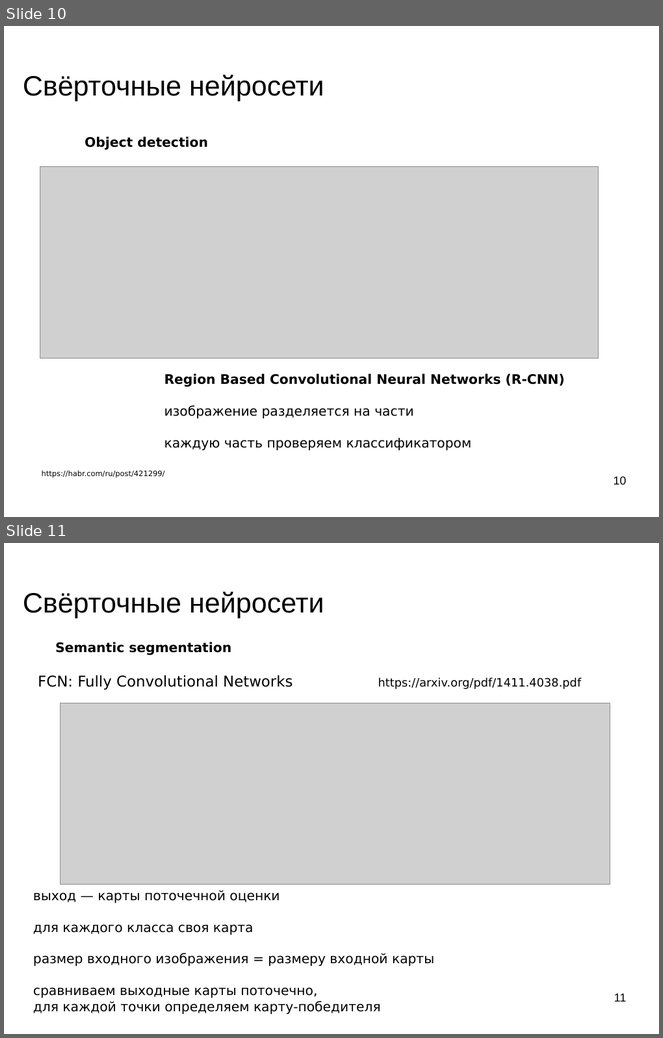
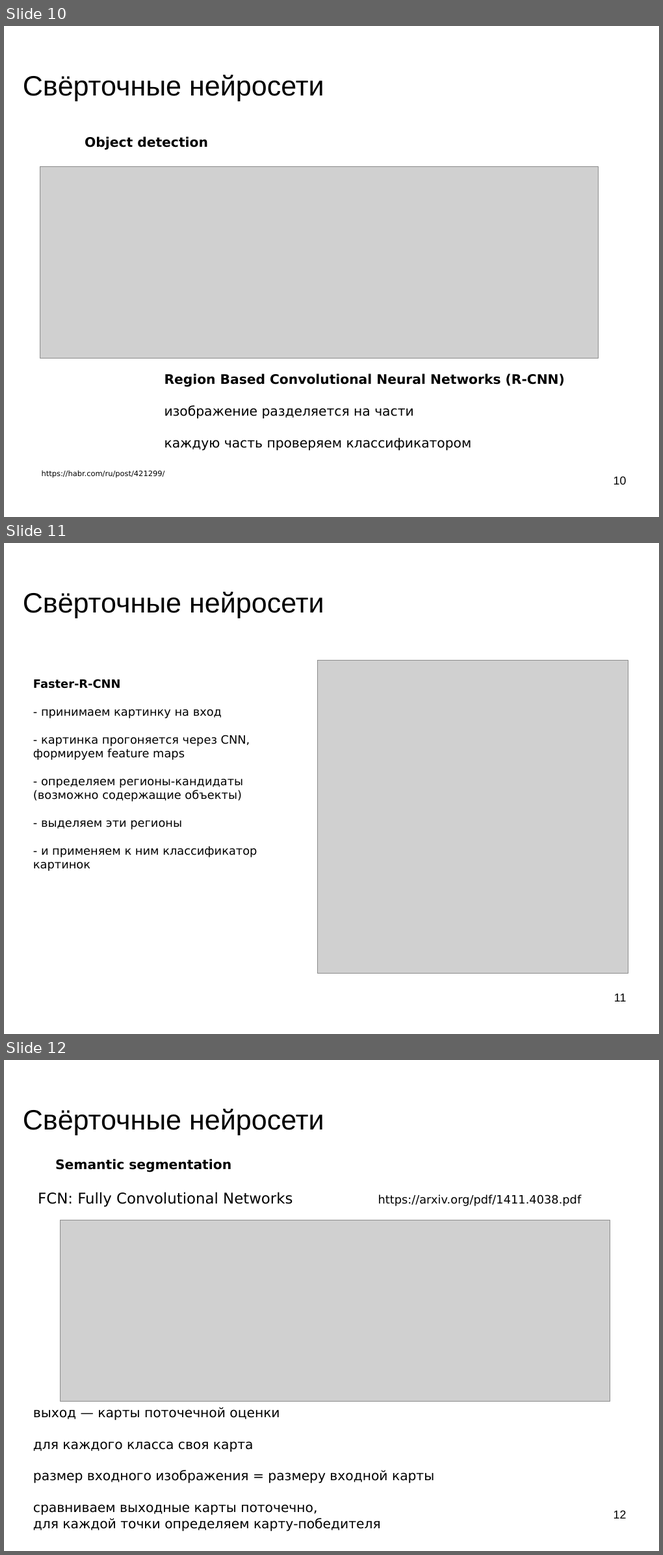
Before and after one commit to mechanoid5/ml_lectorium_legacy, a slide deck: 28-object-loc-img.odp. Shown one above the other, each under a label of ours: slides 10 and 11 before the commit, slides 10, 11 and 12 after it. The pictures are 663x1038 and 663x1555 pixels, drawn with LibreOffice and Linux fonts; fonts in the diff are those of the drawing; grey boxes stand for pictures; background and template pictures are left out. Boxes give left, top, right and bottom in pixels: in the first picture for what was removed or moved away, otherwise in the second. Text is boxed around its words. In the diff, an @@ line names an element or a change of style, - is before the commit and + after.

```diff
--- a/28-object-loc-img.odp
+++ b/28-object-loc-img.odp
@@ slide 11 added at [4,543,659,1034], background picture (left out) @@
@@ title added at [23,592,324,618], 33.9 pt, text #000000 @@
+Свёрточные нейросети
@@ text added at [33,679,257,871], 14 pt, text #000000 @@
+Faster-R-CNN
+- принимаем картинку на вход
+- картинка прогоняется через CNN, формируем feature maps
+- определяем регионы-кандидаты (возможно содержащие объекты)
+- выделяем эти регионы
+- и применяем к ним классификатор картинок
@@ picture added at [318,660,629,973] @@
@@ page number added at [614,993,626,1002], 14 pt, text #000000 @@
+11
@@ what was slide 11 is now slide 12 @@
@@ page number at [614,1510,627,1519]: text changed @@
-11
+12
```
Also in this commit, not shown: 1 slide changed, 1 other file.
